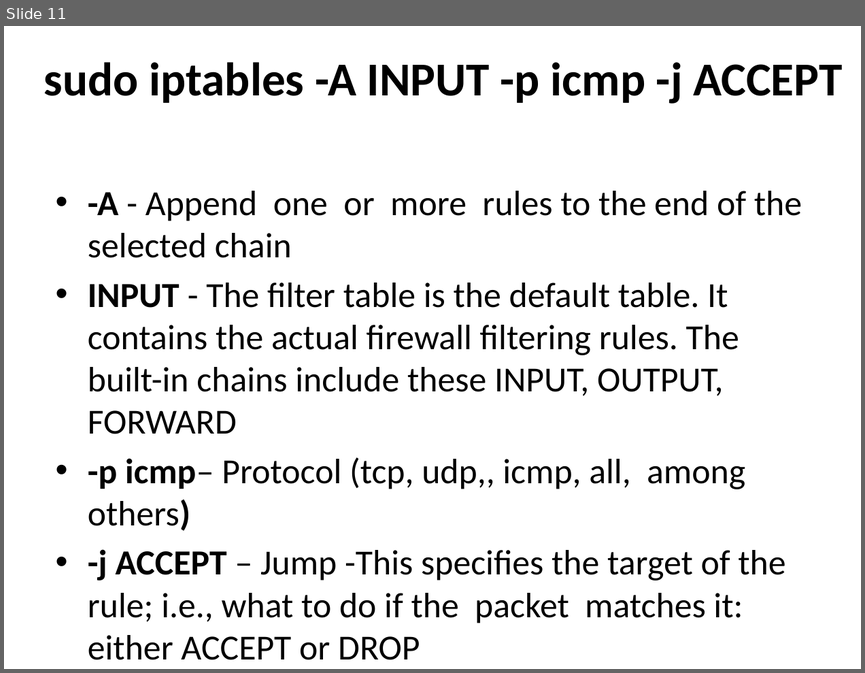
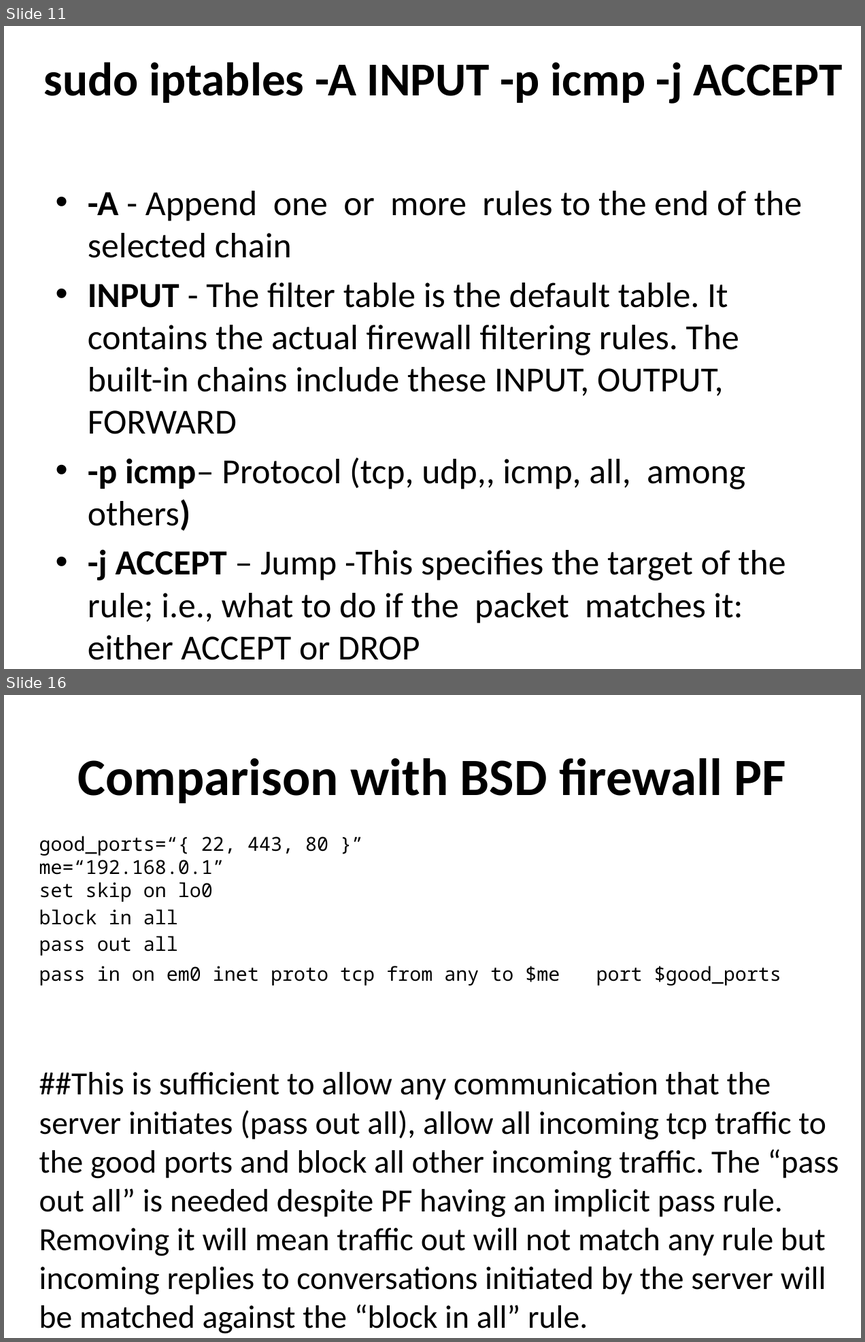
Before and after one commit to afnog/sse, a slide deck: firewalls/Firewalls_2019.pptx. Shown one above the other, each under a label of ours: slide 11 before the commit, slides 11 and 16 after it; the slides between them are not shown. The pictures are 865x673 and 865x1342 pixels, drawn with LibreOffice and Linux fonts; fonts in the diff are those of the drawing. Boxes give left, top, right and bottom in pixels: in the first picture for what was removed or moved away, otherwise in the second. Text is boxed around its words. In the diff, an @@ line names an element or a change of style, - is before the commit and + after.

Commit message:
firewall updates

```diff
--- a/firewalls/Firewalls_2019.pptx
+++ b/firewalls/Firewalls_2019.pptx
@@ slide 16 added at <box>4,695,861,1338</box>, background #FFFFFF @@
@@ title added at <box>77,758,785,803</box>, 44 pt, text #000000, bold @@
+Comparison with BSD firewall PF
@@ text added at <box>39,836,839,1295</box>, 27.2 pt, text #000000 @@
+good_ports=“{ 22, 443, 80 }”
+me=“192.168.0.1”
+set skip on lo0
+block in all
+pass out all
+pass in on em0 inet proto tcp from any to $me port $good_ports
+##This is sufficient to allow any communication that the server initiates (pass out all), allow all incoming tcp traffic to the good ports and block all other incoming traffic. The “pass out all” is needed despite PF having an implicit pass rule. Removing it will mean traffic out will not match any rule but incoming replies to conversations initiated by the server will be matched against the “block in all” rule.
```
Also in this commit, not shown: 1 slide changed, 4 other slides added, 3 other files.
